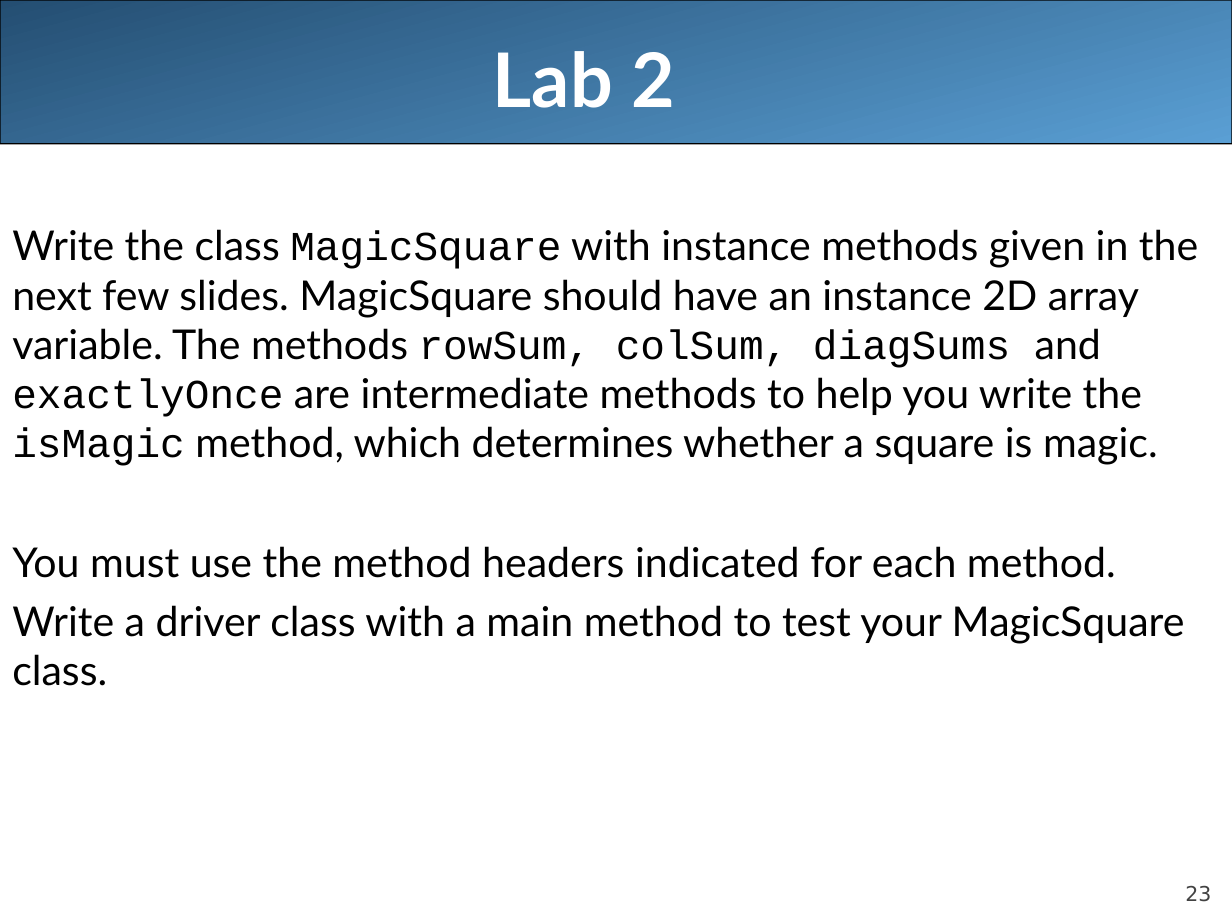
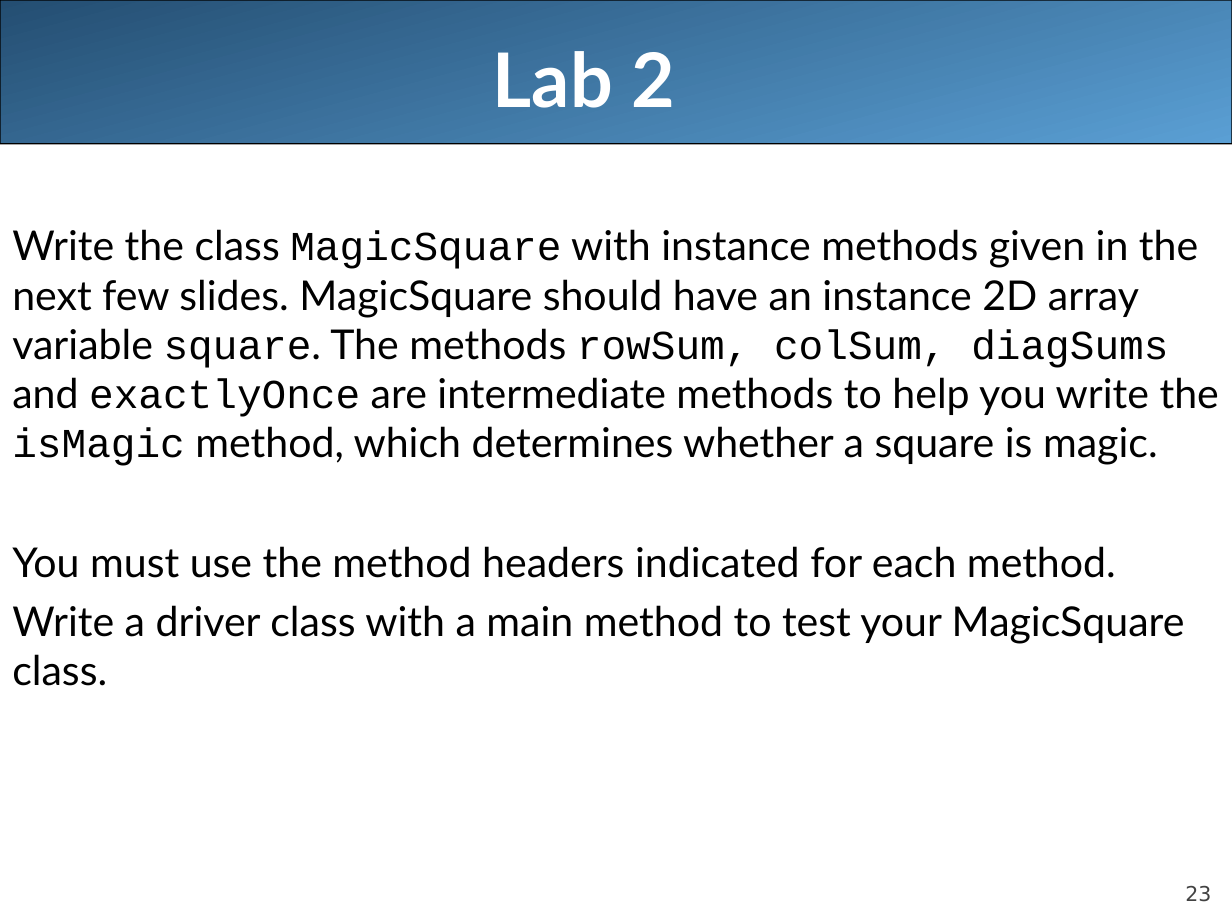
Before and after one commit to LongBaoNguyen/longbaonguyen.github.io, a slide deck: slide 23 of courses/apcsa/lecture13.ppt. Drawn at 1232x924 pixels with LibreOffice and Linux fonts; fonts in the diff are those of the drawing. Boxes give left, top, right and bottom in pixels: in the first picture for what was removed or moved away, otherwise in the second. Text is boxed around its words. In the diff, an @@ line names an element or a change of style, - is before the commit and + after.

Commit message:
arraylist

```diff
--- a/courses/apcsa/lecture13.ppt
+++ b/courses/apcsa/lecture13.ppt
@@ text at (x1=12, y1=229, x2=1219, y2=466): text changed @@
-Write the class MagicSquare with instance methods given in the next few slides. MagicSquare should have an instance 2D array variable. The methods rowSum, colSum, diagSums and exactlyOnce are intermediate methods to help you write the isMagic method, which determines whether a square is magic.
+Write the class MagicSquare with instance methods given in the next few slides. MagicSquare should have an instance 2D array variable square. The methods rowSum, colSum, diagSums and exactlyOnce are intermediate methods to help you write the isMagic method, which determines whether a square is magic.
```
Also in this commit, not shown: 6 other files.
